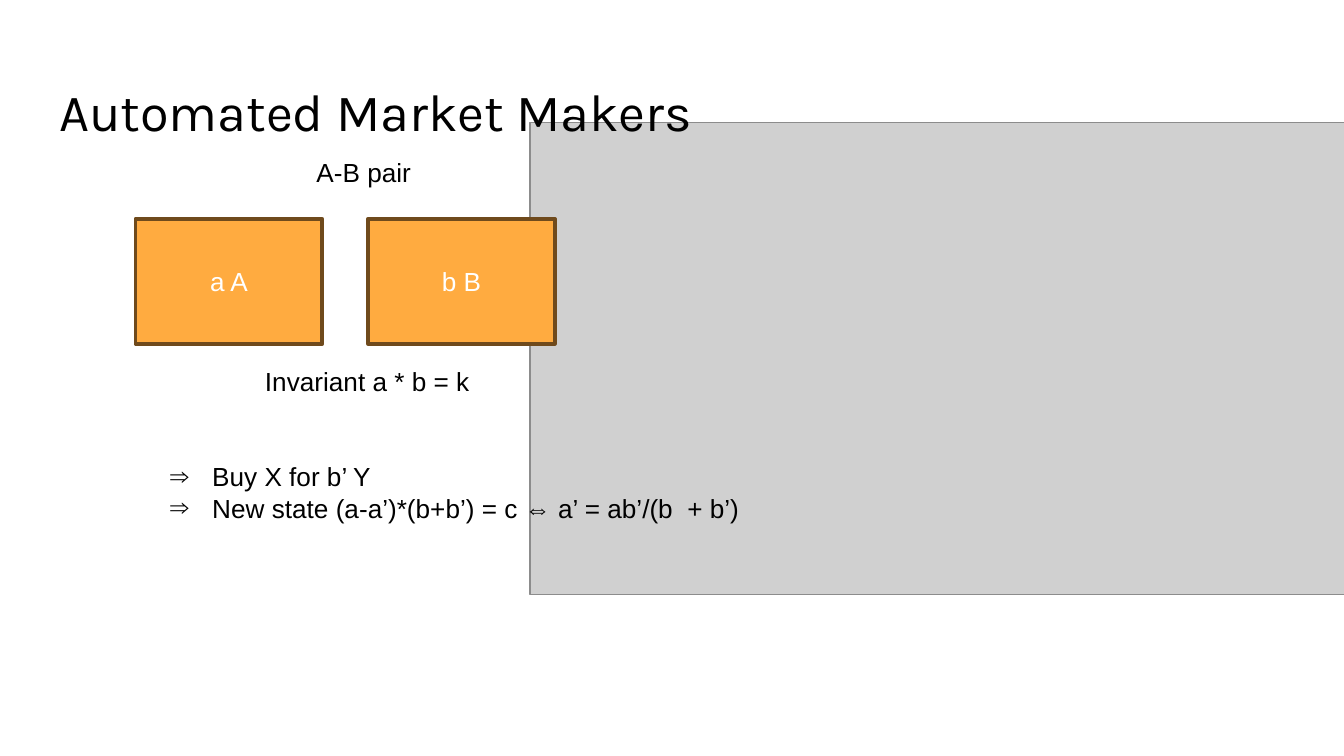
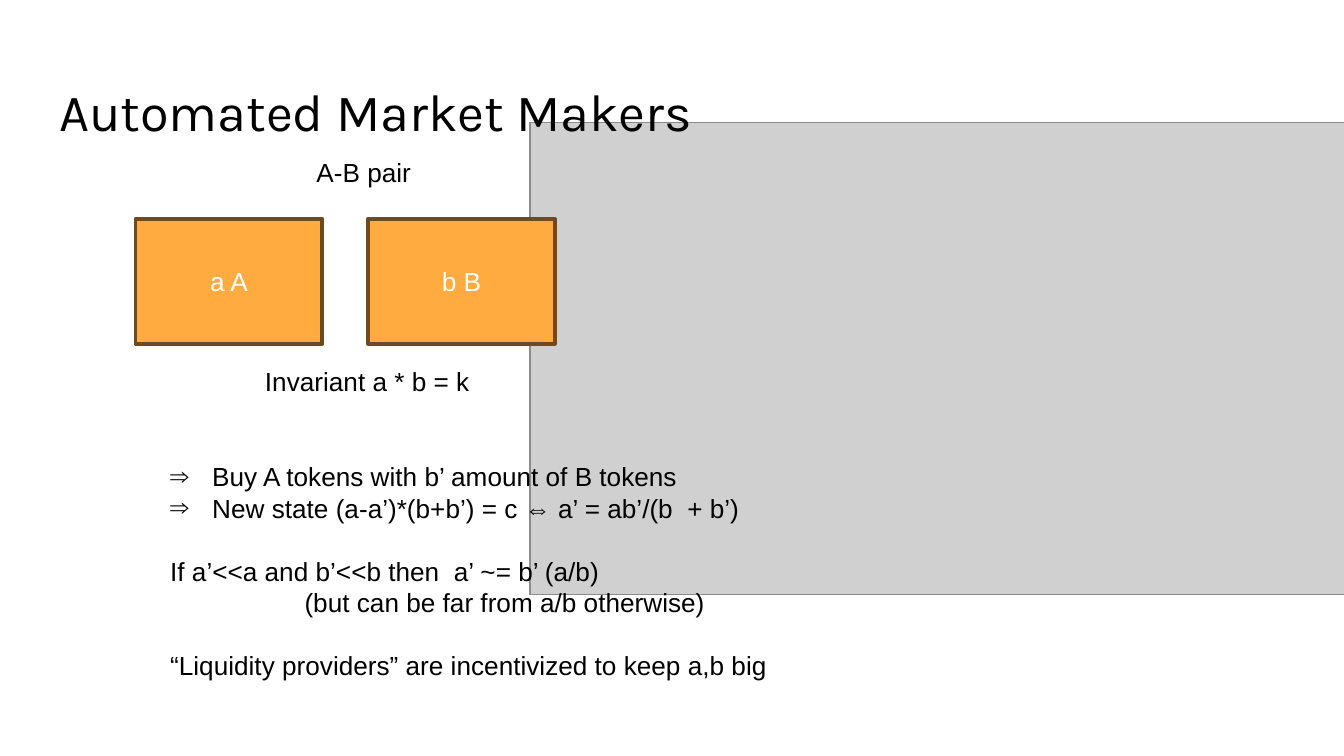
Before and after one commit to solegga/blockchaincourse, a slide deck: slide 53 of BDL2024 - 10 - Blockchain Applications.pptx. Drawn at 1344x756 pixels with LibreOffice and Linux fonts; fonts in the diff are those of the drawing; grey boxes stand for pictures. Boxes give left, top, right and bottom in pixels: in the first picture for what was removed or moved away, otherwise in the second. Text is boxed around its words. In the diff, an @@ line names an element or a change of style, - is before the commit and + after.

Commit message:
minor edit lecture 10

```diff
--- a/BDL2024 - 10 - Blockchain Applications.pptx
+++ b/BDL2024 - 10 - Blockchain Applications.pptx
@@ text at (x1=212, y1=465, x2=676, y2=492): text changed @@
-⇒ Buy X for b’ Y
+⇒ Buy A tokens with b’ amount of B tokens
@@ text at (x1=170, y1=559, x2=766, y2=680): paragraphs added @@
+If a’<<a and b’<<b then a’ ~= b’ (a/b)
+(but can be far from a/b otherwise)
+“Liquidity providers” are incentivized to keep a,b big
```
Also in this commit, not shown: 1 other file.
